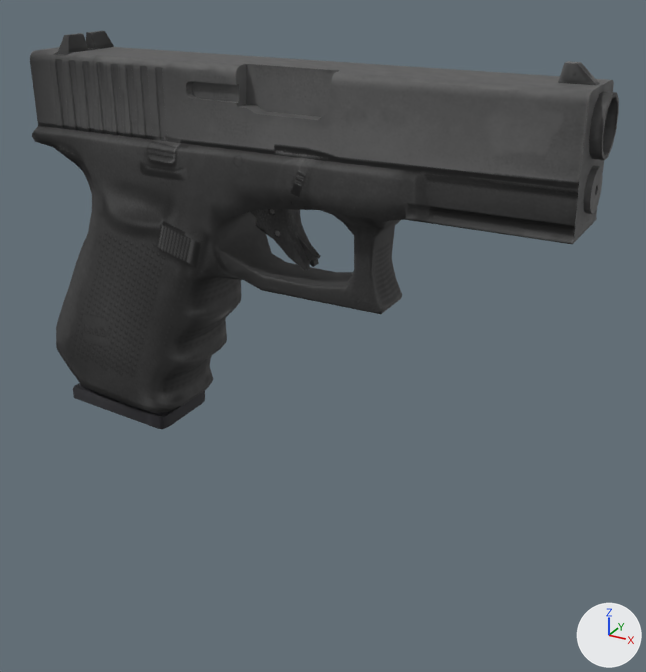
The OBJ model FPS/FPS/Assets/Weapons/pistol/pistol_000035.obj: old version first, new version second.
Both versions are drawn from a 50 mm camera at (0.575, -0.935, 0.375) aimed at (0.02, 0.073, -0.129). Every picture has the same lights, and +X, +Y and +Z are marked at lower right. Where no turn or scale is listed for an object, it has been applied to the vertices.

Before the edit, the objects in view are built like this:
```python
me_object001 = bpy.data.meshes.new('Object001')
me_object001.from_pydata(...)  # 974 vertices, 959 faces; spans x -0.346..0.377, y -0.053..0.053, z 0.105..0.267
me_object001.materials.append(mat_material)  # picture img_glock19gen4_unwrapdiffuse_tga
me_object003 = bpy.data.meshes.new('Object003')
me_object003.from_pydata(...)  # 114 vertices, 122 faces; spans x -0.34..-0.072, y -0.057..0.053, z -0.268..0.145
me_object003.materials.append(mat_material)  # picture img_glock19gen4_unwrapdiffuse_tga
me_object004 = bpy.data.meshes.new('Object004')
me_object004.from_pydata(...)  # 88 vertices, 84 faces; spans x -0.0583..0.0553, y -0.0187..0.0147, z -0.0013..0.1209
me_object004.materials.append(mat_material)  # picture img_glock19gen4_unwrapdiffuse_tga
ob_object001 = bpy.data.objects.new('Object001', me_object001)
ob_object001.location = (0.0, 0.0, 0.0)
ob_object003 = bpy.data.objects.new('Object003', me_object003)
ob_object003.location = (0.0, 0.0, 0.0)
ob_object004 = bpy.data.objects.new('Object004', me_object004)
ob_object004.location = (0.0, 0.0, 0.0)
# also in view: 'Grip' at (-0.006, 0.0, -0.007); 'Object002' at (0.223, 0.0, 0.178)
```
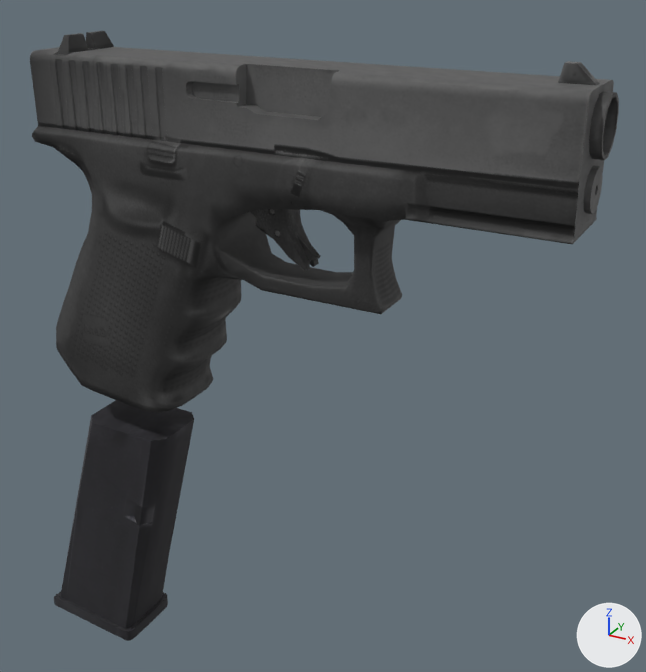
The newer file is also rescaled (x0.829), turned or shifted as a whole; pictures and numbers use the older file's frame.

Location of each change, [x1, y1, x2, y2] in pixels of the pictures (646 x 672 px):
'Object003', mesh moved: before [73, 383, 205, 429]; after [54, 400, 194, 641]

Diff of the bpy script that builds the scene:
```diff
--- a/FPS/FPS/Assets/Weapons/pistol/pistol_000035.obj.py
+++ b/FPS/FPS/Assets/Weapons/pistol/pistol_000035.obj.py
@@ me_object003 @@
 me_object003.from_pydata(...)  # 114 vertices, 122 faces; spans x -0.34..-0.072, y -0.057..0.053, z -0.268..0.145
 # used by ob_object003; location = (0.0, 0.0, 0.0)
+# me_object003 part 1: the whole mesh is moved by (-0.11, 0.0, -0.44)
 me_object003.materials.append(mat_material)
```
